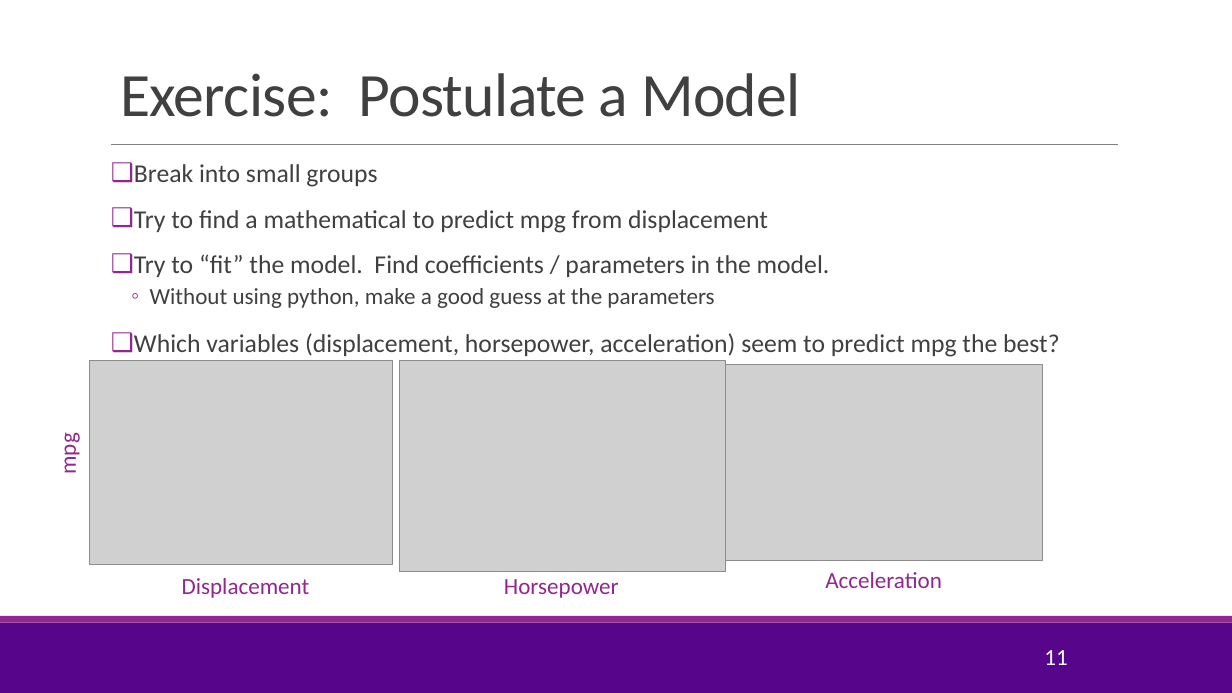
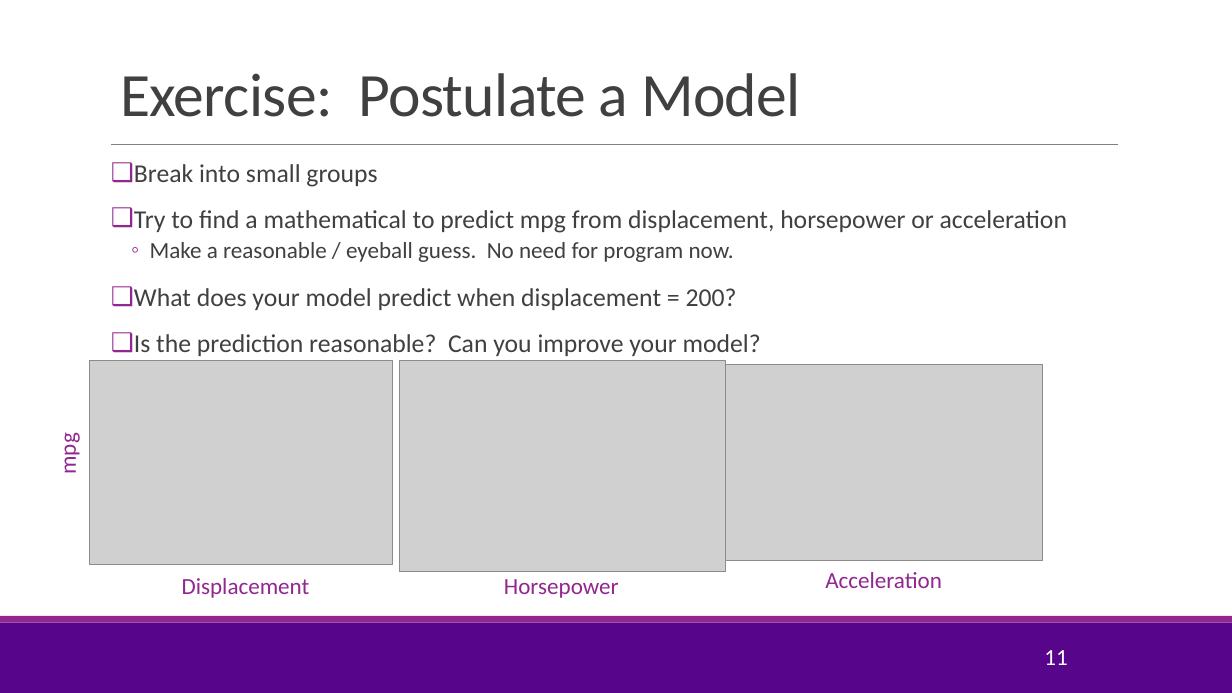
Before and after one commit to joshzzl/introml, a slide deck: slide 11 of lectures/Lect02_SimpRegression.pptx. Drawn at 1232x693 pixels with LibreOffice and Linux fonts; fonts in the diff are those of the drawing; grey boxes stand for pictures; background and template pictures are left out. Boxes give left, top, right and bottom in pixels: in the first picture for what was removed or moved away, otherwise in the second. Text is boxed around its words. In the diff, an @@ line names an element or a change of style, - is before the commit and + after.

Commit message:
Updated the regression lecture Added the python demos

```diff
--- a/lectures/Lect02_SimpRegression.pptx
+++ b/lectures/Lect02_SimpRegression.pptx
@@ text at (x1=134, y1=210, x2=1067, y2=356): text changed @@
-❑ Try to find a mathematical to predict mpg from displacement
-❑ Try to “fit” the model. Find coefficients / parameters in the model.
-  ◦ Without using python, make a good guess at the parameters
-❑ Which variables (displacement, horsepower, acceleration) seem to predict mpg the best?
+❑ Try to find a mathematical to predict mpg from displacement, horsepower or acceleration
+  ◦ Make a reasonable / eyeball guess. No need for program now.
+❑ What does your model predict when displacement = 200?
+❑ Is the prediction reasonable? Can you improve your model?
```
Also in this commit, not shown: 6 other slides changed, 2 slides added, 3 other files.
